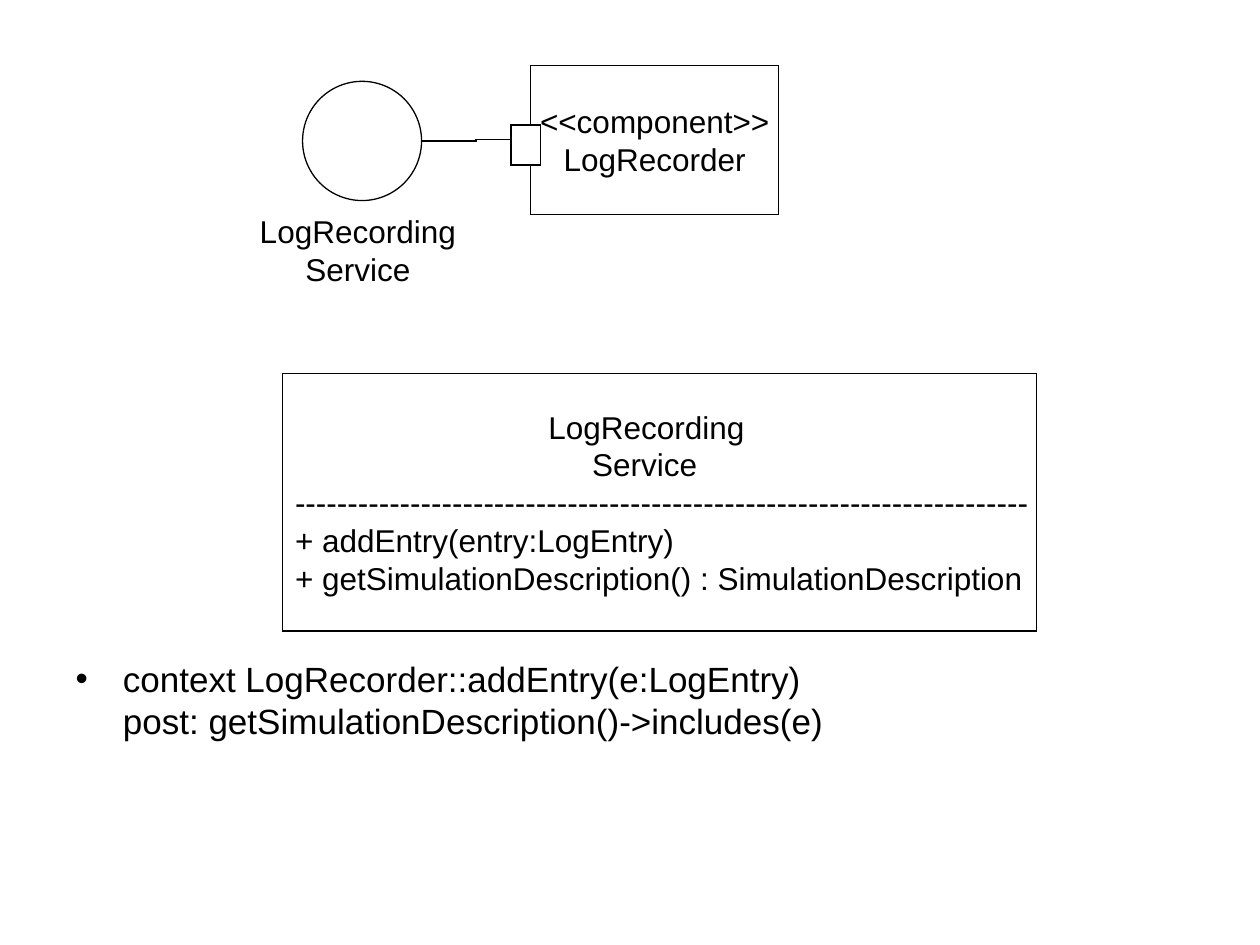
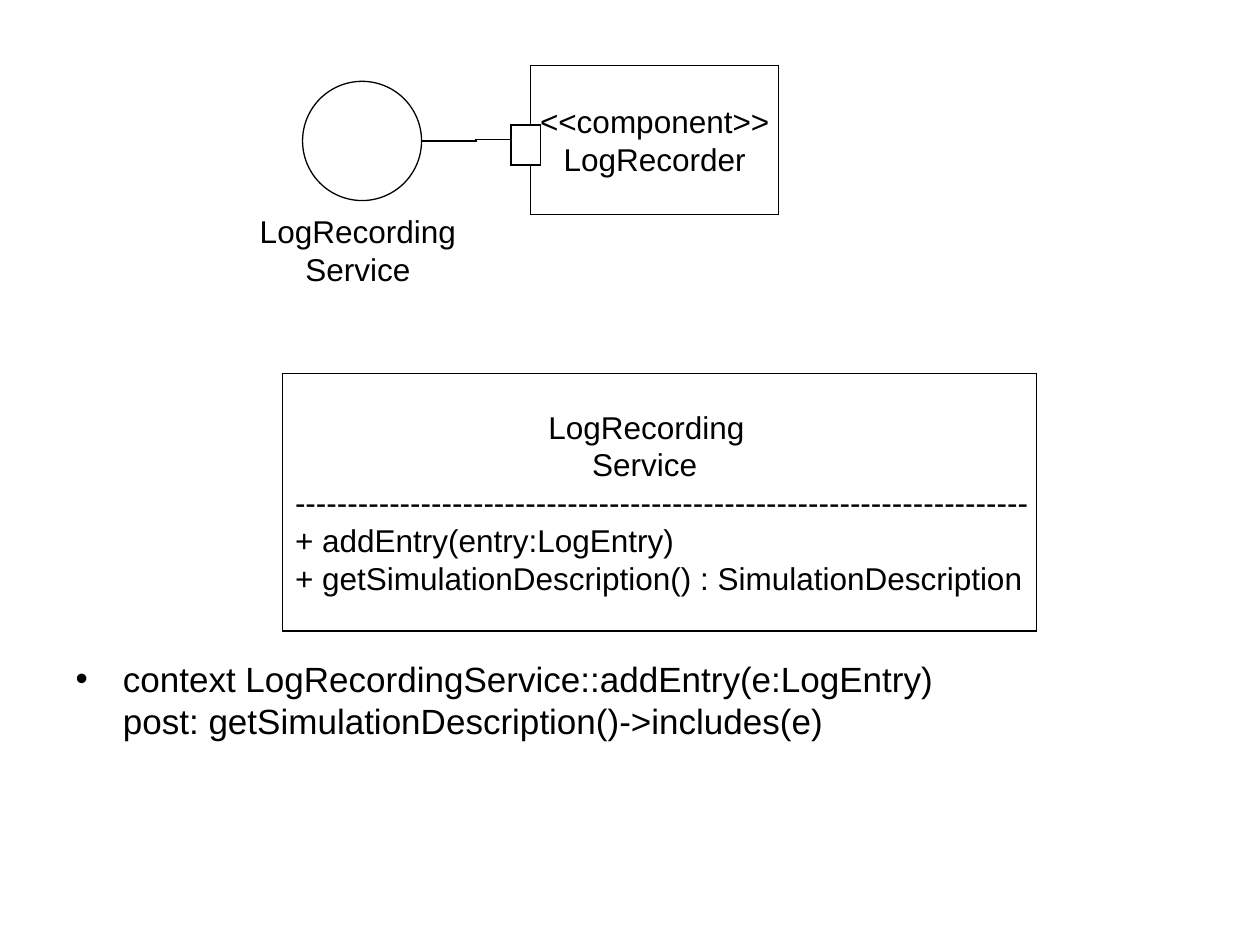
Before and after one commit to krishprince/rollerslam, a slide deck: slide 3 of docs/Logging/LoggingPIM.ppt. Drawn at 1260x945 pixels with LibreOffice and Linux fonts; fonts in the diff are those of the drawing. Boxes give left, top, right and bottom in pixels: in the first picture for what was removed or moved away, otherwise in the second. Text is boxed around its words. In the diff, an @@ line names an element or a change of style, - is before the commit and + after.

Commit message:
LogRecording BICT implementation and models.

```diff
--- a/docs/Logging/LoggingPIM.ppt
+++ b/docs/Logging/LoggingPIM.ppt
@@ text at (123, 666, 932, 741): text changed @@
-• context LogRecorder::addEntry(e:LogEntry)
-  post: getSimulationDescription()->includes(e)
+• context LogRecordingService::addEntry(e:LogEntry)
+  post: getSimulationDescription()->includes(e)
```
Also in this commit, not shown: 3 other slides changed, 5 slides added, 3 other files.
